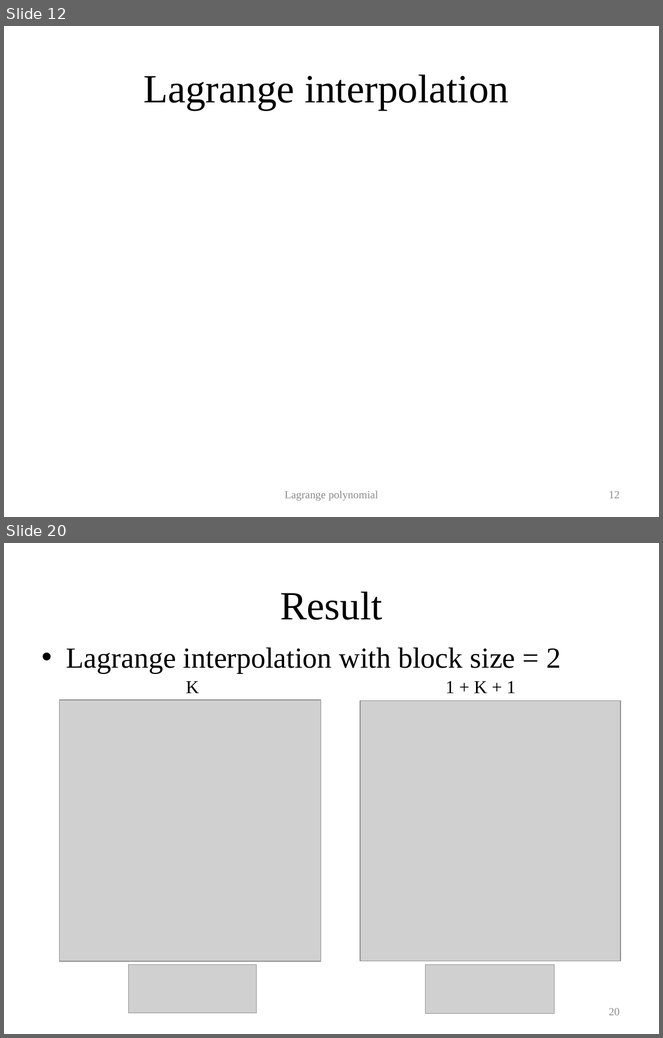
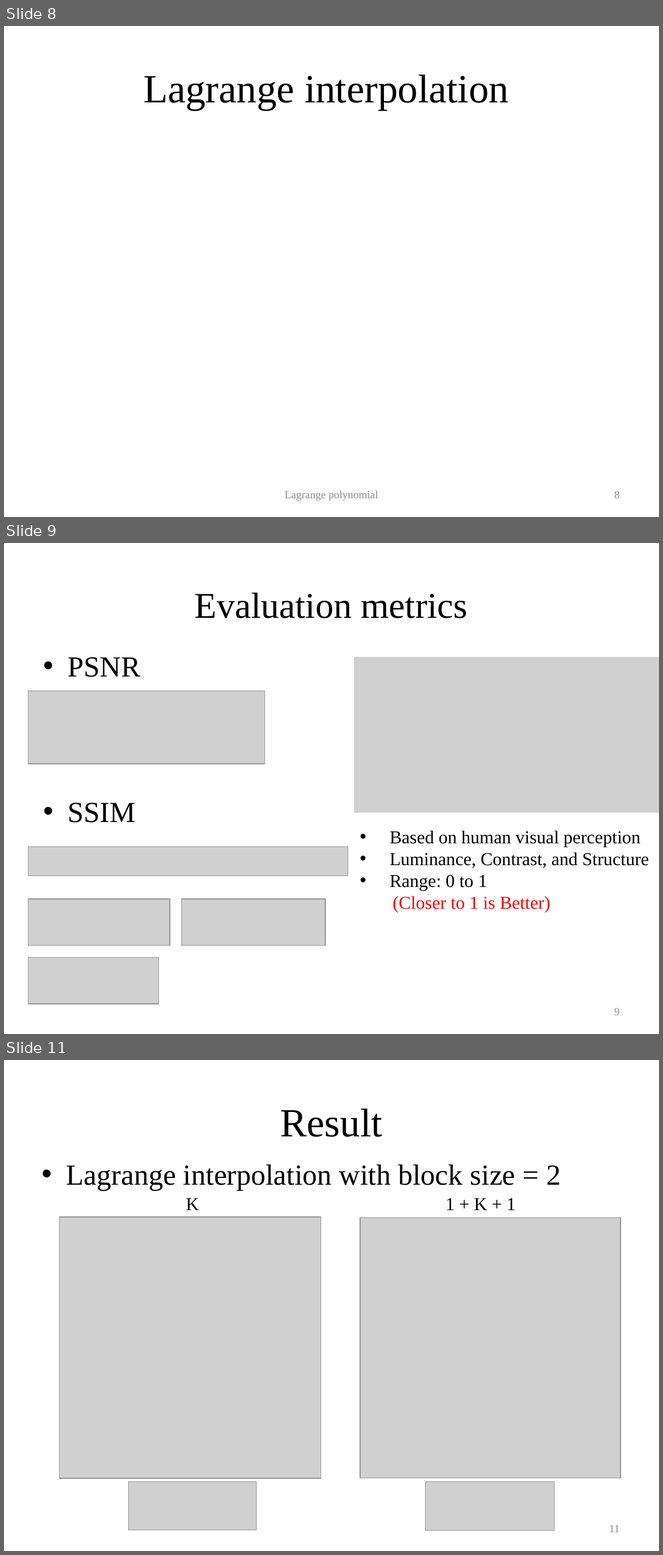
Before and after one commit to ttcpsntpc/Neumerical-Analysis, a slide deck: Lagrange interpolation/專題/專題決賽報告檔.pptx. Shown one above the other, each under a label of ours: slides 12 and 20 before the commit, slides 8, 9 and 11 after it; the slides between them are not shown. The pictures are 663x1038 and 663x1555 pixels, drawn with LibreOffice and Linux fonts; fonts in the diff are those of the drawing; grey boxes stand for pictures. Boxes give left, top, right and bottom in pixels: in the first picture for what was removed or moved away, otherwise in the second. Text is boxed around its words. In the diff, an @@ line names an element or a change of style, - is before the commit and + after.

```diff
--- a/Lagrange interpolation/專題/專題決賽報告檔.pptx
+++ b/Lagrange interpolation/專題/專題決賽報告檔.pptx
@@ slide 9 added at bbox=[4, 543, 659, 1034], background #FFFFFF @@
@@ text added at bbox=[195, 592, 468, 618], 39.9 pt, text #000000 @@
+Evaluation metrics
@@ text added at bbox=[68, 657, 141, 677], 32 pt, text #000000 @@
+• PSNR
@@ picture added at bbox=[354, 657, 659, 813] @@
@@ picture added at bbox=[28, 691, 265, 765] @@
@@ text added at bbox=[68, 803, 136, 823], 32 pt, text #000000 @@
+• SSIM
@@ text added at bbox=[390, 831, 649, 913], 20 pt, text #000000 @@
+• Based on human visual perception
+• Luminance, Contrast, and Structure
+• Range: 0 to 1
+(Closer to 1 is Better)
@@ picture added at bbox=[28, 847, 348, 876] @@
@@ picture added at bbox=[28, 899, 170, 946] @@
@@ picture added at bbox=[181, 899, 326, 946] @@
@@ picture added at bbox=[28, 958, 158, 1004] @@
@@ page number added at bbox=[614, 1008, 620, 1016], 12 pt, text #8C8C8C @@
+9
@@ what was slide 12 is now slide 8 @@
@@ page number at bbox=[614, 491, 620, 499]: text changed @@
-12
+8
@@ what was slide 20 is now slide 11 @@
@@ page number at bbox=[609, 1525, 620, 1533]: text changed @@
-20
+11
```
Also in this commit, not shown: 11 slides changed, 5 other slides added, 19 slides removed.
